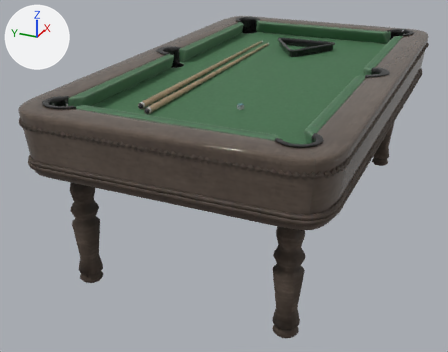
Before and after pictures for a commit that changed the glTF model public/models/table.glb.
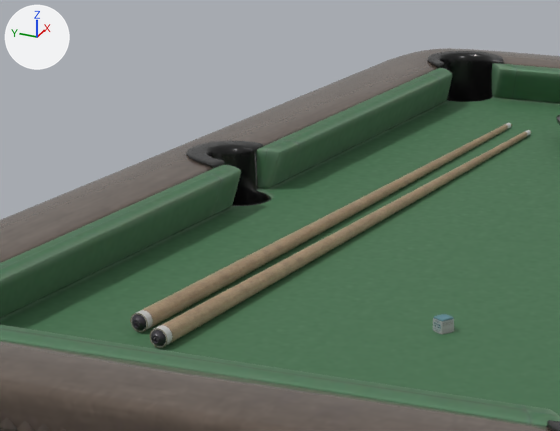
Each version is shown whole from a camera (50 mm lens) standing at (-2.98, -1.11, 1.67) and looking at (-0.16, 0.16, 0.26), then close up on the part from 21% to 62% of the width and 0% to 40% of the height. Every picture has the same lights, and +X, +Y and +Z are marked at upper left. The older version's two pictures come first. Where no turn or scale is listed for an object, it has been applied to the vertices. Vertices at exactly the same position are counted once.

The first close-up shows 'Pool Cue @Mark Peters on Sketchfab_PoolCue_MTL_0', 'Pool Table @Mark Peters on Sketchfab_PoolTable_MTL_0' and 1 more.
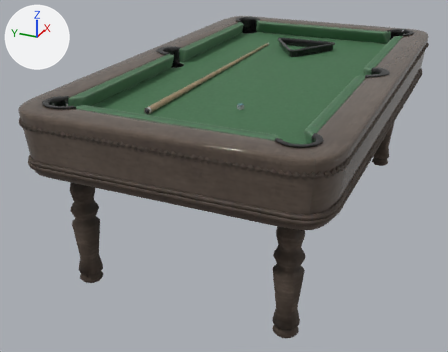
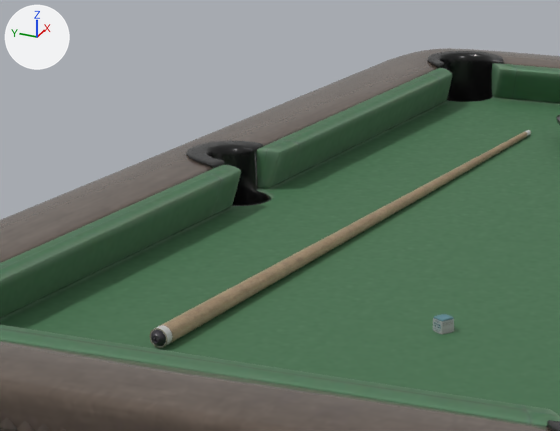
Where the newer file only moved an object's origin or applied its transform, the numbers keep the older frame.

Location of each change, (x1, y1, x2, y2) in pixels of the close-ups (560 x 431 px):
'Pool Cue @Mark Peters on Sketchfab_PoolCue_MTL_0', reshaped: before (130, 123, 531, 348); after (150, 130, 531, 348)
part 1 of me_pool_cue__mark_peters_on_sketchfab_poolcue_mtl_0, deleted: before (130, 123, 512, 332)

Diff of the bpy script that builds the scene:
```diff
--- a/public/models/table.glb.py
+++ b/public/models/table.glb.py
@@ me_pool_cue__mark_peters_on_sketchfab_poolcue_mtl_0 @@
 # used by ob_pool_cue__mark_peters_on_sketchfab_poolcue_mtl_0; location = (-0.03, 0.269, 0.805)
-me_pool_cue__mark_peters_on_sketchfab_poolcue_mtl_0.from_pydata(...)  # 2515 vertices, 4985 faces; spans x -0.77..0.77, y -0.05..0.05, z -0.01..0.02
+me_pool_cue__mark_peters_on_sketchfab_poolcue_mtl_0.from_pydata(...)  # 1249 vertices, 2475 faces; spans x -0.77..0.72, y -0.05..-0.02, z -0.01..0.02
+# me_pool_cue__mark_peters_on_sketchfab_poolcue_mtl_0 part 1: the loose piece of 969 vertices spanning x -0.72..0.77, y 0.02..0.05, z -0.01..0.02 is deleted
+# other edits to the shape of me_pool_cue__mark_peters_on_sketchfab_poolcue_mtl_0 do not show in these pictures
 me_pool_cue__mark_peters_on_sketchfab_poolcue_mtl_0.materials.append(mat_poolcue_mtl)
```
